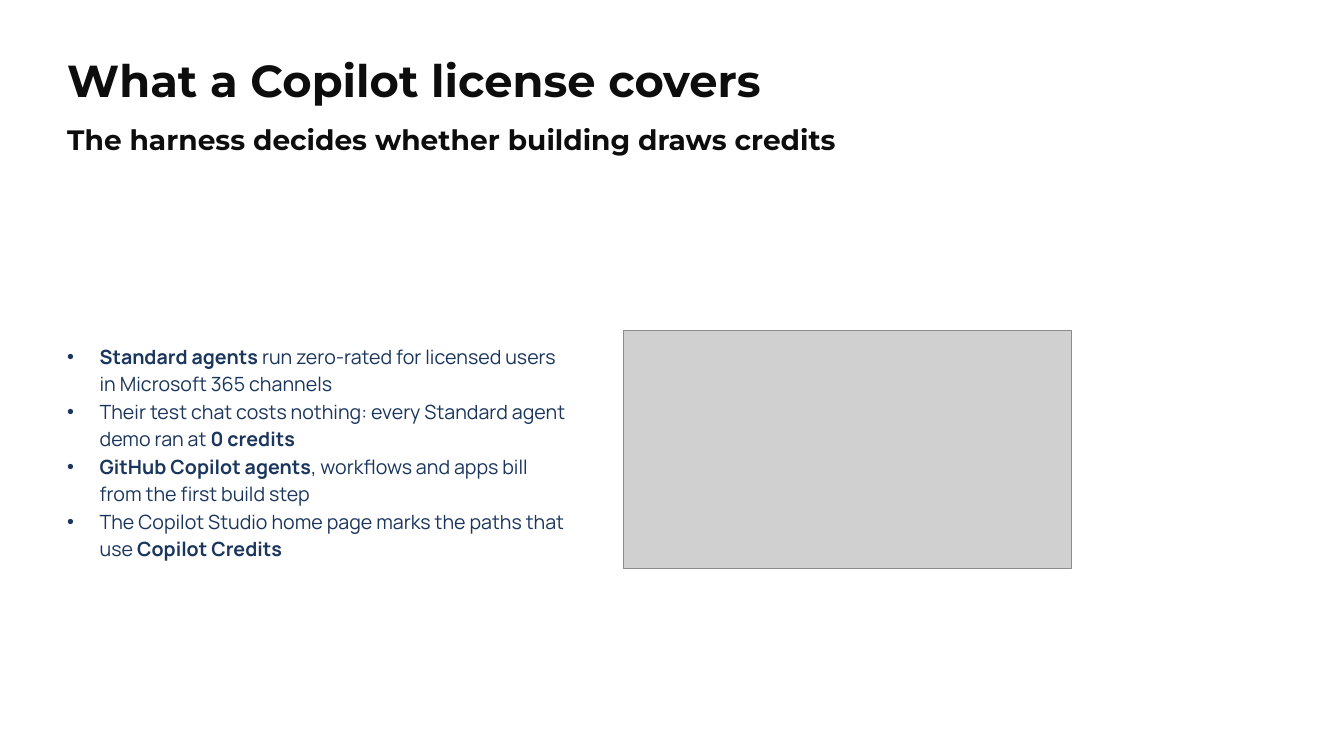
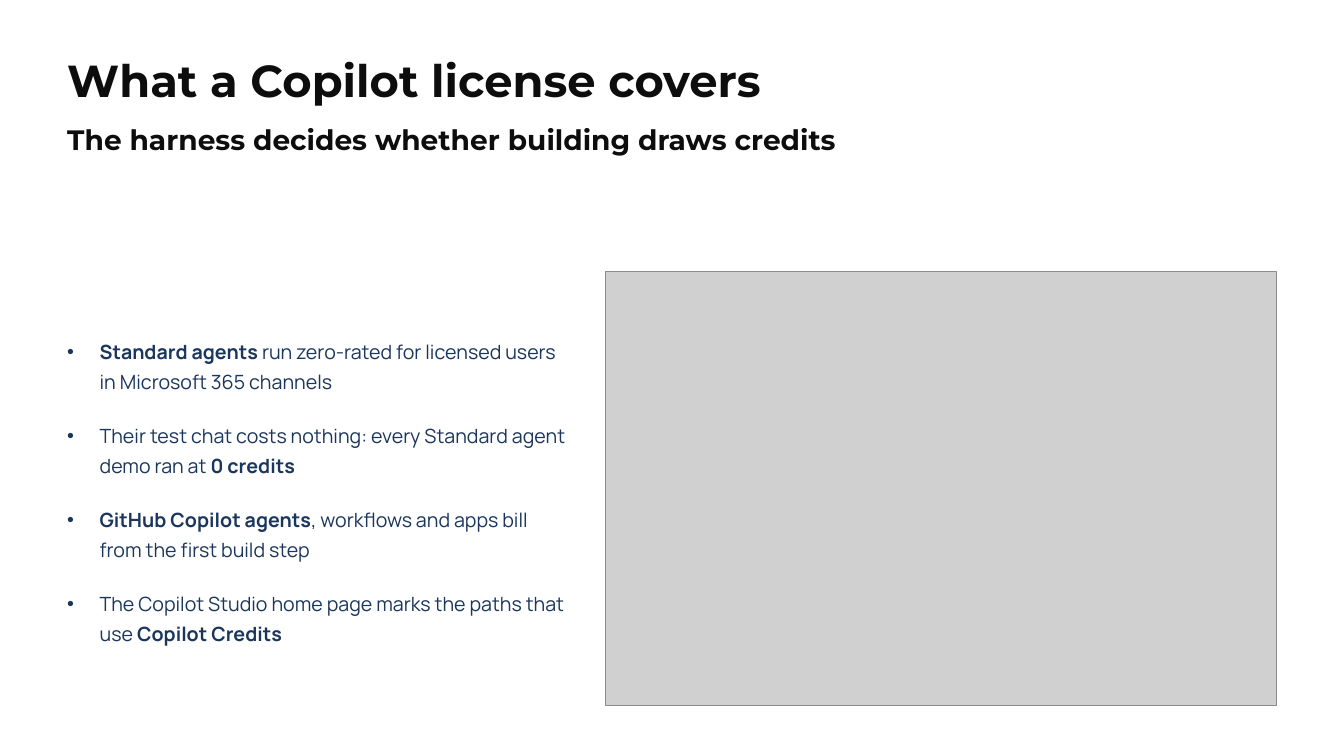
Before and after one commit to alexander-kastil/copilot-studio-agents, a slide deck: slide 29 of demos/01-intro/pptx/01-intro.pptx. Drawn at 1344x756 pixels with LibreOffice and Linux fonts; fonts in the diff are those of the drawing; grey boxes stand for pictures. Boxes give left, top, right and bottom in pixels: in the first picture for what was removed or moved away, otherwise in the second. Text is boxed around its words. In the diff, an @@ line names an element or a change of style, - is before the commit and + after.

```diff
--- a/demos/01-intro/pptx/01-intro.pptx
+++ b/demos/01-intro/pptx/01-intro.pptx
@@ picture: place and size @@
-picture at [623, 331, 1071, 569]
+picture at [605, 271, 1276, 706]
@@ text "Standard agents run zero-rated for ..." at [100, 344, 565, 646]: line spacing 1.17 to 1.25; more space between paragraphs @@
```
Also in this commit, not shown: 14 other slides changed, 39 other files.
